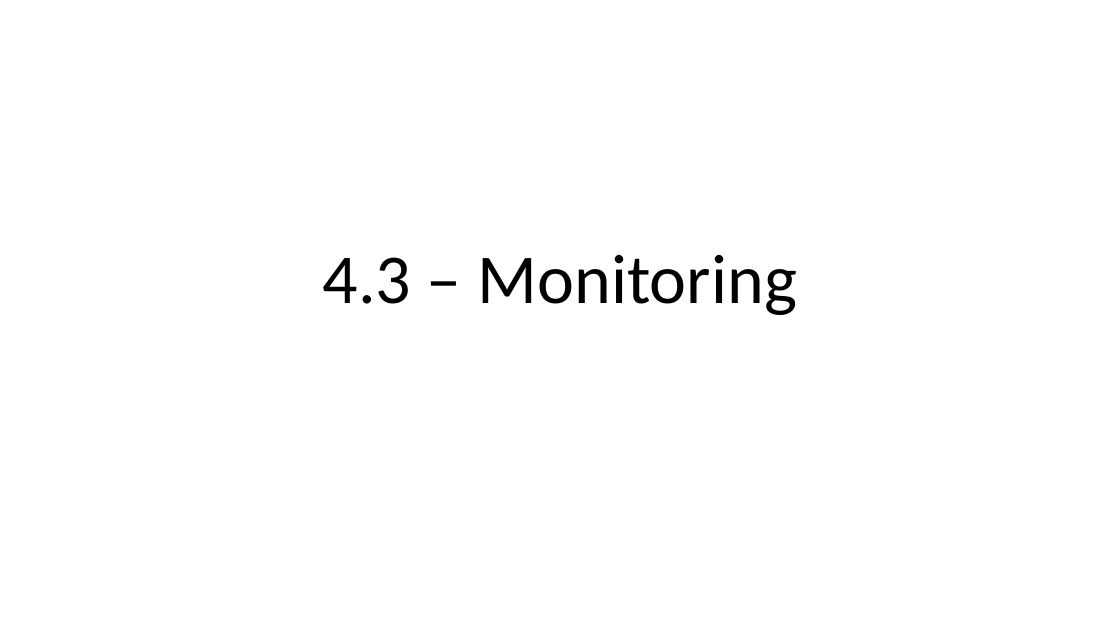
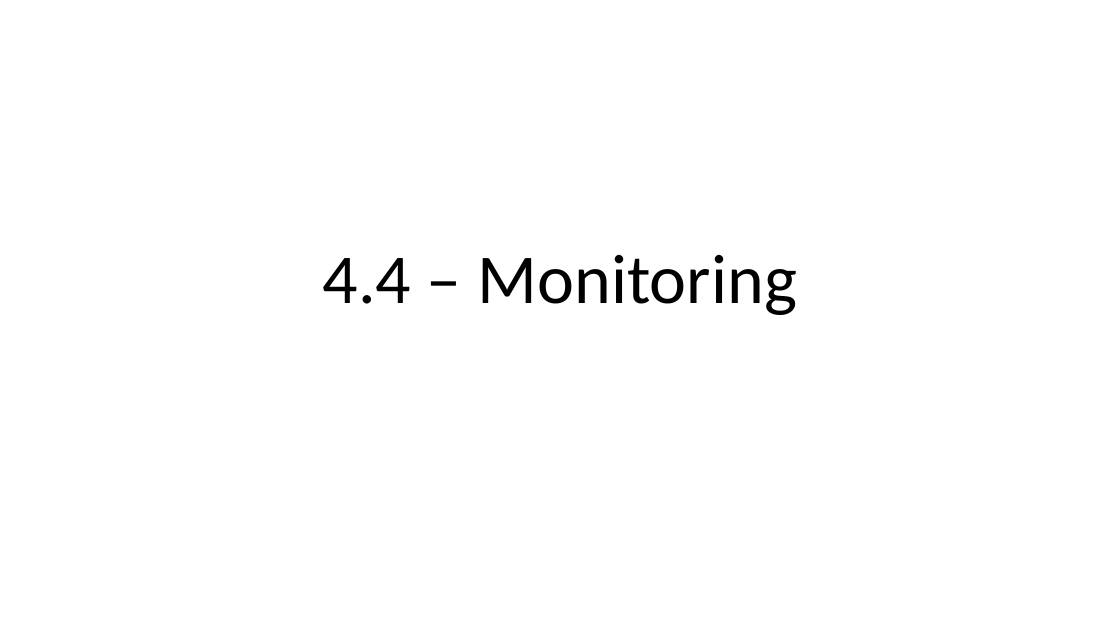
Before and after one commit to way0utwest/DatabaseDevOpsMS, a slide deck: slide 16 of Section 4 - Advanced Topics/4.0DatabaseDevOps.pptx (slide 13 before the commit). Drawn at 1120x630 pixels with LibreOffice and Linux fonts; fonts in the diff are those of the drawing. Boxes give left, top, right and bottom in pixels: in the first picture for what was removed or moved away, otherwise in the second. Text is boxed around its words. In the diff, an @@ line names an element or a change of style, - is before the commit and + after.

```diff
--- a/Section 4 - Advanced Topics/4.0DatabaseDevOps.pptx
+++ b/Section 4 - Advanced Topics/4.0DatabaseDevOps.pptx
@@ title at <box>323,255,797,315</box>: text changed @@
-4.3 – Monitoring
+4.4 – Monitoring
```
Also in this commit, not shown: 6 other slides changed, 2 slides added, 6 other files.
